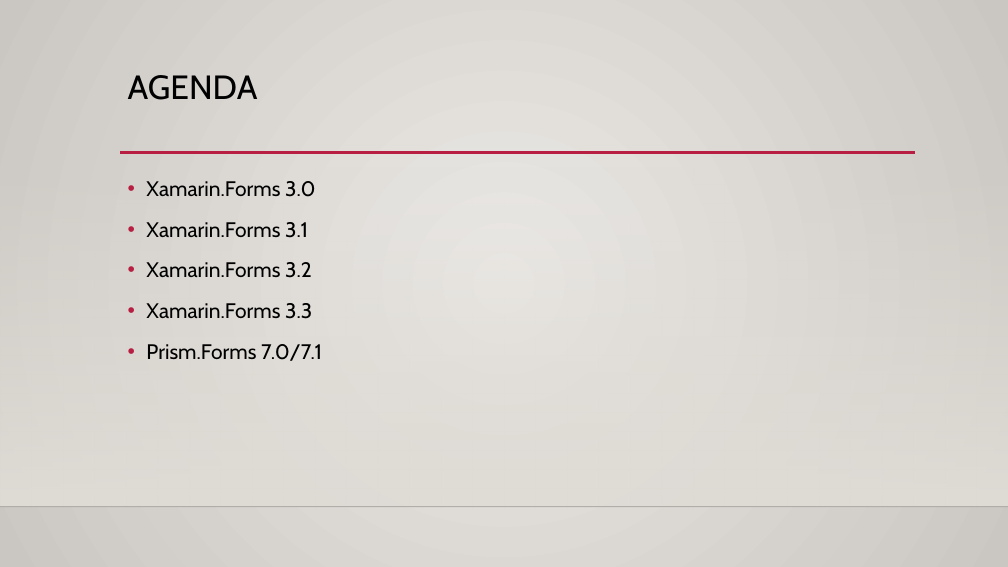
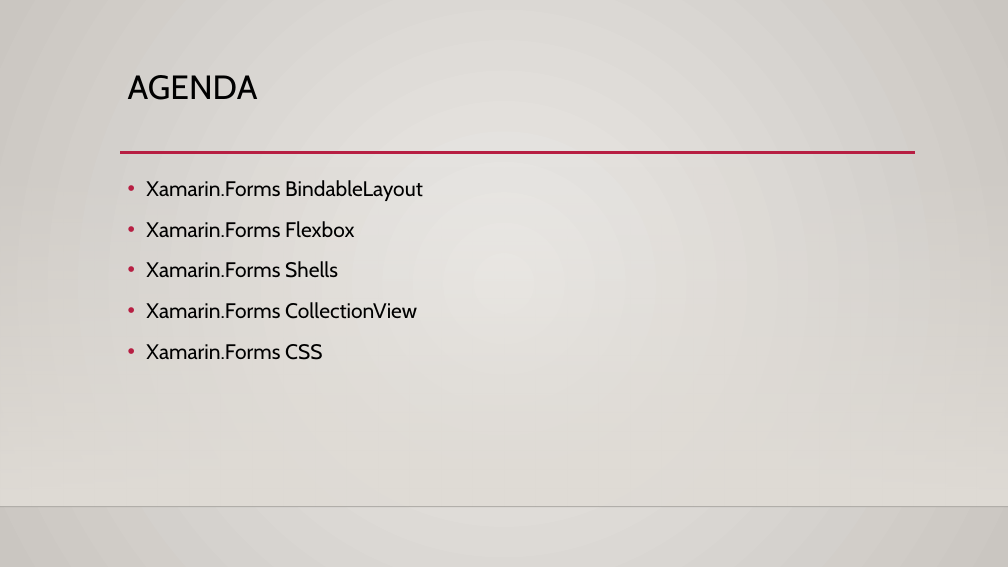
Before and after one commit to dersia/presentations, a slide deck: slide 4 of Xamarin.Prism.Forms.3371.pptx. Drawn at 1008x567 pixels with LibreOffice and Linux fonts; fonts in the diff are those of the drawing; background and template pictures are left out. Boxes give left, top, right and bottom in pixels: in the first picture for what was removed or moved away, otherwise in the second. Text is boxed around its words. In the diff, an @@ line names an element or a change of style, - is before the commit and + after.

```diff
--- a/Xamarin.Prism.Forms.3371.pptx
+++ b/Xamarin.Prism.Forms.3371.pptx
@@ text at [146, 180, 423, 360]: text changed @@
-• Xamarin.Forms 3.0
-• Xamarin.Forms 3.1
-• Xamarin.Forms 3.2
-• Xamarin.Forms 3.3
-• Prism.Forms 7.0/7.1
+• Xamarin.Forms BindableLayout
+• Xamarin.Forms Flexbox
+• Xamarin.Forms Shells
+• Xamarin.Forms CollectionView
+• Xamarin.Forms CSS
```
Also in this commit, not shown: 2 other slides changed, 3 slides added, 1 slide removed, 27 other files.
